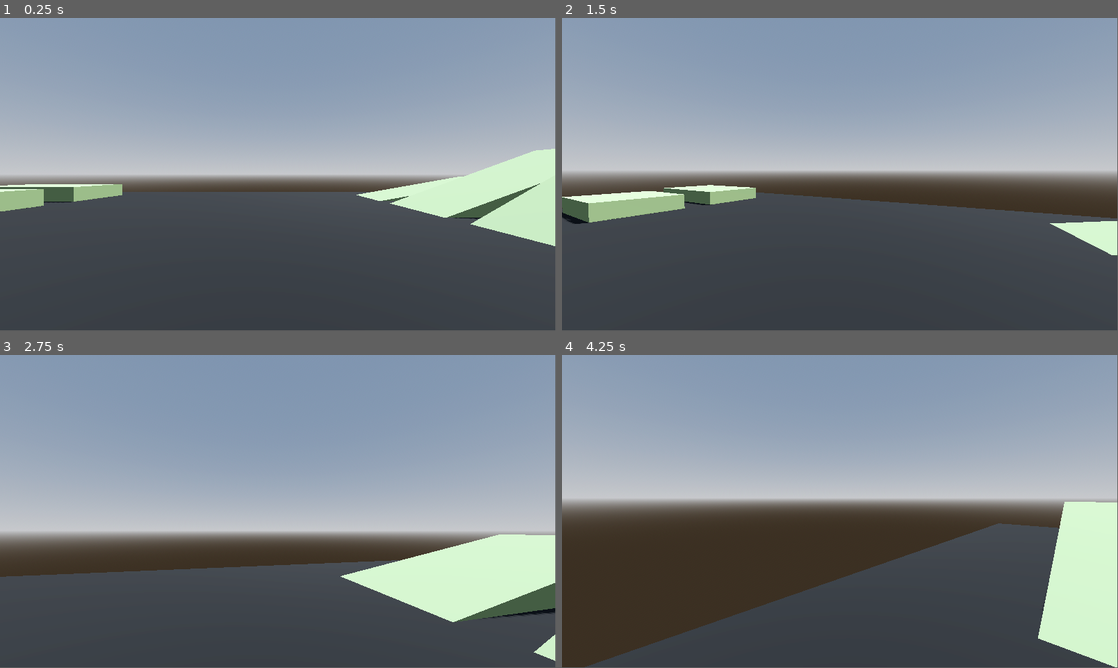
Above: before the commit, frames 1-4 (two rows, left to right).
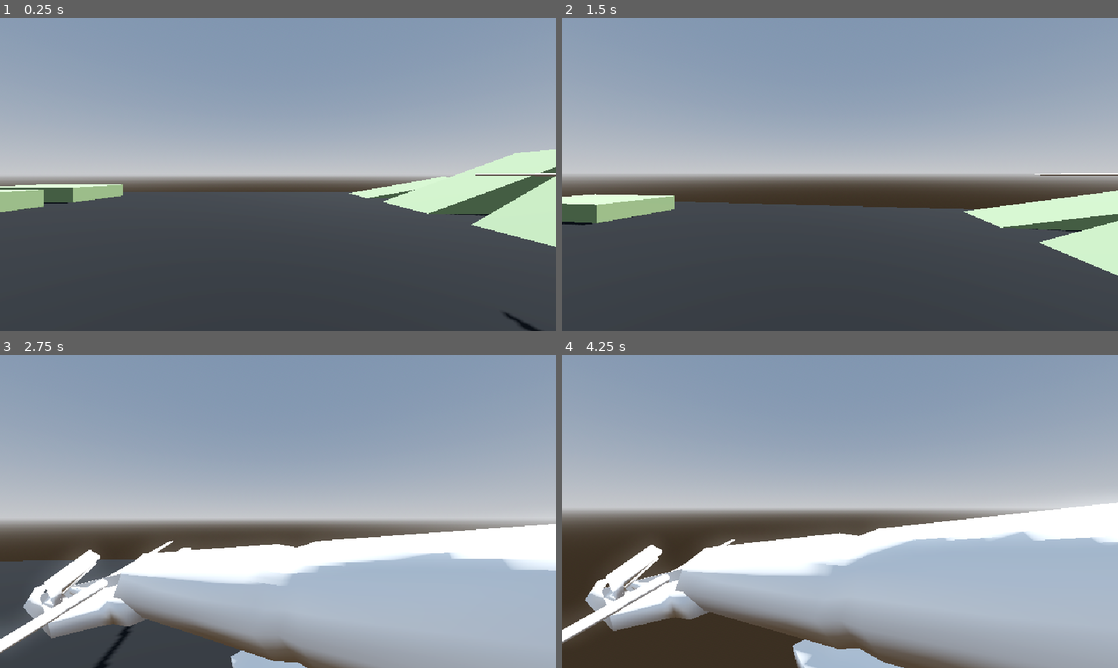
Above: after the commit, the same moments.

Repository: coat-soup/godot-wild-jam-77
Game: Godot game, scene res://levels/prototyping.tscn
Two runs of this game, one before a commit and one after it. Both use one fixed random seed, a clock stepped at 60 frames per second and the inputs below.
Inputs (mouse positions are in pixels of both pictures, inside the frame that each line leads up to):
- Up to frame 1 (0.25 s): no input
- Up to frame 2 (1.5 s): tap Enter at 0.5 s; move the mouse to (867, 171) at 0.52 s; press the mouse at (867, 171) at 0.53 s; hold W (up) from 0.53 s (still down); tap Space (jump) at 0.77 s; move the mouse to (812, 174) at 1.27 s; release the mouse at (812, 174) at 1.28 s; click (812, 174) at 1.35 s
- Up to frame 3 (2.75 s): keep holding W (up); tap Space (jump) at 1.52 s; move the mouse to (289, 505) at 2.02 s; press the mouse at (289, 505) at 2.03 s
- Up to frame 4 (4.25 s): keep holding W (up); move the mouse to (834, 514) at 2.77 s; release the mouse at (834, 514) at 2.78 s; click (834, 514) at 2.85 s; tap Space (jump) at 3.02, 3.77 s; move the mouse to (878, 514) at 3.52 s; press the mouse at (878, 514) at 3.53 s
In our replay, the window is 799x449 before the commit and 800x450 after it. These sizes can differ from the game's own. Grey fills any space a smaller window leaves; there, only what the larger window draws over its background counts as a difference.

The runs differ from the first frame. In frame 1, 1.7% of the frame differs, in the area x 0-100%, y 0-100%; in frame 2, 7.6%; in frame 3, 39%; in frame 4, 46%.

Commit message:
sword swinging

Diff:
--- a/levels/prototyping.tscn
+++ b/levels/prototyping.tscn
@@ -1,6 +1,8 @@
-[gd_scene load_steps=9 format=3 uid="uid://cxrfn7363q7u7"]
+[gd_scene load_steps=11 format=3 uid="uid://cxrfn7363q7u7"]
 
-[ext_resource type="Script" path="res://Player/Player.gd" id="1_rwaff"]
+[ext_resource type="Script" path="res://player/scripts/Player.gd" id="1_uvfk5"]
+[ext_resource type="Script" path="res://player/scripts/Arms.gd" id="2_ro0ta"]
+[ext_resource type="PackedScene" uid="uid://c3j8r13vamxwo" path="res://player/models/first_person_arms.tscn" id="3_5c4nu"]
 
 [sub_resource type="ProceduralSkyMaterial" id="ProceduralSkyMaterial_sgp0x"]
 sky_horizon_color = Color(0.64625, 0.65575, 0.67075, 1)
@@ -97,13 +99,13 @@
 size = Vector3(6.91699, 1, 4)
 
 [node name="CSGBox3D5" type="CSGBox3D" parent="Level"]
-transform = Transform3D(-0.984808, -0.173648, 8.74228e-08, -0.173648, 0.984808, 0, -8.60946e-08, -1.51808e-08, -1, 10.1923, 0.13506, -15.0525)
+transform = Transform3D(-0.984808, -0.173648, 8.74228e-08, -0.173648, 0.984808, 0, -8.60946e-08, -1.51808e-08, -1, 10.1923, 0.13506, -17.0525)
 material_override = SubResource("StandardMaterial3D_2fej3")
 use_collision = true
 size = Vector3(10.4541, 1, 4)
 
 [node name="CSGBox3D7" type="CSGBox3D" parent="Level"]
-transform = Transform3D(-0.939693, -0.34202, -8.74228e-08, -0.34202, 0.939693, 0, 8.21505e-08, 2.99003e-08, -1, 10.8636, 1.00289, -10.0525)
+transform = Transform3D(-0.939693, -0.34202, -8.74228e-08, -0.34202, 0.939693, 0, 8.21505e-08, 2.99003e-08, -1, 10.8636, 1.00289, -11.0525)
 material_override = SubResource("StandardMaterial3D_2fej3")
 use_collision = true
 size = Vector3(9.66455, 1, 4)
@@ -115,20 +117,20 @@
 size = Vector3(9.8194, 1, 4)
 
 [node name="CSGBox3D9" type="CSGBox3D" parent="Level"]
-transform = Transform3D(-0.766044, -0.642788, -8.74228e-08, -0.642788, 0.766044, 0, 6.69697e-08, 5.61943e-08, -1, 10.9372, 2.73257, -0.0525218)
+transform = Transform3D(-0.766044, -0.642788, -8.74228e-08, -0.642788, 0.766044, 0, 6.69697e-08, 5.61943e-08, -1, 10.9372, 2.73257, 0.947478)
 material_override = SubResource("StandardMaterial3D_2fej3")
 use_collision = true
 size = Vector3(10.0117, 1, 4)
 
 [node name="CSGBox3D10" type="CSGBox3D" parent="Level"]
-transform = Transform3D(-0.642788, -0.766044, 8.74228e-08, -0.766044, 0.642788, 0, -5.61943e-08, -6.69697e-08, -1, 10.5752, 3.49289, 4.94748)
+transform = Transform3D(-0.642788, -0.766044, 8.74228e-08, -0.766044, 0.642788, 0, -5.61943e-08, -6.69697e-08, -1, 10.5752, 3.49289, 6.94748)
 material_override = SubResource("StandardMaterial3D_2fej3")
 use_collision = true
 size = Vector3(10.2993, 1, 4)
 
 [node name="Player" type="CharacterBody3D" parent="."]
 transform = Transform3D(1, 0, 0, 0, 1, 0, 0, 0, 1, 0, 1.1605, 0)
-script = ExtResource("1_rwaff")
+script = ExtResource("1_uvfk5")
 
 [node name="MeshInstance3D" type="MeshInstance3D" parent="Player"]
 mesh = SubResource("CapsuleMesh_765p8")
@@ -138,5 +140,8 @@
 
 [node name="CameraPivot" type="Node3D" parent="Player"]
 transform = Transform3D(1, 0, 0, 0, 1, 0, 0, 0, 1, 0, 0.732802, 0)
+script = ExtResource("2_ro0ta")
 
 [node name="Camera" type="Camera3D" parent="Player/CameraPivot"]
+
+[node name="FirstPersonArms" parent="Player/CameraPivot" instance=ExtResource("3_5c4nu")]
--- /dev/null
+++ b/player/models/first_person_arms.tscn
@@ -0,0 +1,43 @@
+[gd_scene load_steps=4 format=3 uid="uid://c3j8r13vamxwo"]
+
+[ext_resource type="PackedScene" uid="uid://cabp2sepknfky" path="res://player/models/FirstPersonArms.glb" id="1_0ssfh"]
+[ext_resource type="Script" path="res://player/scripts/Arms.gd" id="2_7a8ya"]
+
+[sub_resource type="BoxShape3D" id="BoxShape3D_xmtb1"]
+size = Vector3(0.198242, 0.0819092, 3.01862)
+
+[node name="FirstPersonArms" instance=ExtResource("1_0ssfh")]
+script = ExtResource("2_7a8ya")
+
+[node name="Skeleton3D" parent="Armature" index="0"]
+bones/0/position = Vector3(0.87349, -1.18561e-16, -0.0119833)
+bones/0/rotation = Quaternion(0.707107, 0.707107, -1.84042e-07, 9.9748e-08)
+bones/2/rotation = Quaternion(0.0329847, 7.063e-15, -1.32381e-08, 0.999456)
+bones/2/scale = Vector3(1, 1, 1)
+bones/3/rotation = Quaternion(0.122777, 0.346179, 0.865669, 0.340153)
+bones/4/rotation = Quaternion(0.487667, 0.512036, 0.487667, 0.512036)
+bones/4/scale = Vector3(1.23607, 1.23607, 1.23607)
+bones/8/rotation = Quaternion(0.681062, 0, -2.73337e-07, 0.732226)
+bones/9/rotation = Quaternion(-0.0244682, 0.131817, 0.662247, 0.737193)
+bones/9/scale = Vector3(1, 1, 1)
+
+[node name="Cylinder" parent="Armature/Skeleton3D" index="0"]
+transform = Transform3D(1.23607, -7.45058e-08, -7.62206e-08, 2.41704e-08, -1.27117e-07, 1.23607, -3.35276e-08, -1.23607, -5.03768e-08, 3.3152, 2.09048e-15, -0.315945)
+
+[node name="Cube_003" parent="Armature/Skeleton3D" index="1"]
+transform = Transform3D(1, -6.16635e-08, 6.02762e-08, 1.95542e-08, 1, 1.02839e-07, -2.71243e-08, -4.07555e-08, 1, 3.3152, -1.0256e-07, -1.31323)
+
+[node name="WeaponHitbox" type="Area3D" parent="Armature/Skeleton3D/Cube_003/Cube_003" index="0"]
+
+[node name="Collider" type="CollisionShape3D" parent="Armature/Skeleton3D/Cube_003/Cube_003/WeaponHitbox" index="0"]
+transform = Transform3D(1, 1.66865e-12, 0, -4.61712e-15, 1, 0, 3.33955e-12, 6.6791e-12, 1, 0.00634766, 0.0117799, -0.720123)
+shape = SubResource("BoxShape3D_xmtb1")
+
+[node name="Cube_004" parent="Armature/Skeleton3D" index="2"]
+transform = Transform3D(1.23607, -7.62206e-08, 7.45058e-08, 2.41704e-08, 1.23607, 1.27117e-07, -3.35276e-08, -5.03768e-08, 1.23607, 3.3152, 3.20329e-11, -0.315633)
+
+[node name="Cylinder_001" parent="Armature/Skeleton3D" index="3"]
+transform = Transform3D(1.23607, -7.62206e-08, 7.45058e-08, 2.41704e-08, 1.23607, 1.27117e-07, -3.35276e-08, -5.03768e-08, 1.23607, 3.3152, 8.54557e-08, 0.515018)
+
+[connection signal="body_entered" from="Armature/Skeleton3D/Cube_003/Cube_003/WeaponHitbox" to="." method="_on_weapon_hitbox_body_entered"]
+[connection signal="animation_finished" from="AnimationPlayer" to="." method="_on_animation_player_animation_finished"]
--- /dev/null
+++ b/player/scripts/Arms.gd
@@ -0,0 +1,33 @@
+extends Node3D
+
+signal hit_sword
+
+var swinging : bool = false
+
+# Called when the node enters the scene tree for the first time.
+func _ready() -> void:
+	pass # Replace with function body.
+
+
+# Called every frame. 'delta' is the elapsed time since the previous frame.
+func _process(delta: float) -> void:
+	pass
+
+
+func _on_weapon_hitbox_body_entered(body: Node3D) -> void:
+	if swinging:
+		print("arms got sword hit")
+		print("hit ", body.name)
+		hit_sword.emit()
+
+func swing():
+	swinging = true
+	$AnimationPlayer.speed_scale = 2
+	$AnimationPlayer.play("Swing")
+
+
+func _on_animation_player_animation_finished(anim_name: StringName) -> void:
+	if anim_name != "Reset":
+		swinging = false
+		print("swing done")
+		$AnimationPlayer.play("Reset")
--- a/player/Player.gd
+++ b/player/scripts/Player.gd
@@ -19,12 +19,15 @@
 func _input(event: InputEvent) -> void:
 		if event.is_action_pressed("quit"):
 			get_tree().quit()
+		if event.is_action_pressed("attack"):
+			var arms = $CameraPivot/FirstPersonArms
+			arms.swing()
 
 func _unhandled_input(event: InputEvent) -> void:
 	if event is InputEventMouseMotion:
 		rotate_y(-event.relative.x * SENSETIVITY)
-		camera.rotate_x(-event.relative.y * SENSETIVITY)
-		camera.rotation.x = clamp(camera.rotation.x, deg_to_rad(-90), deg_to_rad(90))
+		camera_pivot.rotate_x(-event.relative.y * SENSETIVITY)
+		camera_pivot.rotation.x = clamp(camera_pivot.rotation.x, deg_to_rad(-90), deg_to_rad(90))
 
 func _physics_process(delta: float) -> void:
 	# Add the gravity.
--- a/project.godot
+++ b/project.godot
@@ -17,8 +17,11 @@
 
 [display]
 
-window/size/viewport_width=1920
-window/size/viewport_height=1080
+window/size/viewport_width=640
+window/size/viewport_height=360
+window/size/window_width_override=1920
+window/size/window_height_override=1080
+window/stretch/mode="viewport"
 
 [input]
 
@@ -52,3 +55,8 @@
 "events": [Object(InputEventKey,"resource_local_to_scene":false,"resource_name":"","device":-1,"window_id":0,"alt_press …(195 unchanged characters)…
 ]
 }
+attack={
+"deadzone": 0.5,
+"events": [Object(InputEventMouseButton,"resource_local_to_scene":false,"resource_name":"","device":-1,"window_id":0,"alt_pressed":false,"shift_pressed":false,"ctrl_pressed":false,"meta_pressed":false,"button_mask":1,"position":Vector2(342, 5),"global_position":Vector2(351, 51),"factor":1.0,"button_index":1,"canceled":false,"pressed":true,"double_click":false,"script":null)
+]
+}
Not shown, added: player/models/FirstPersonArms.blend.import
Binary file added: player/models/FirstPersonArms.glb
Not shown, added: player/models/FirstPersonArms.glb.import
Not shown, added: player/models/FirstPersonArms.blend
Not shown, added: player/models/FirstPersonArms.blend1
